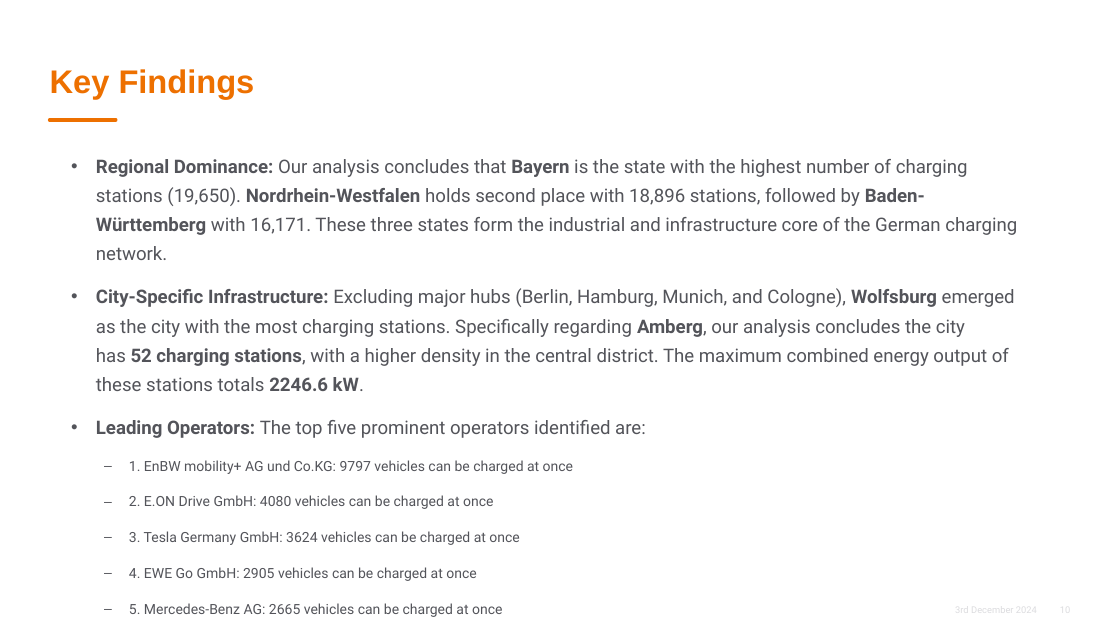
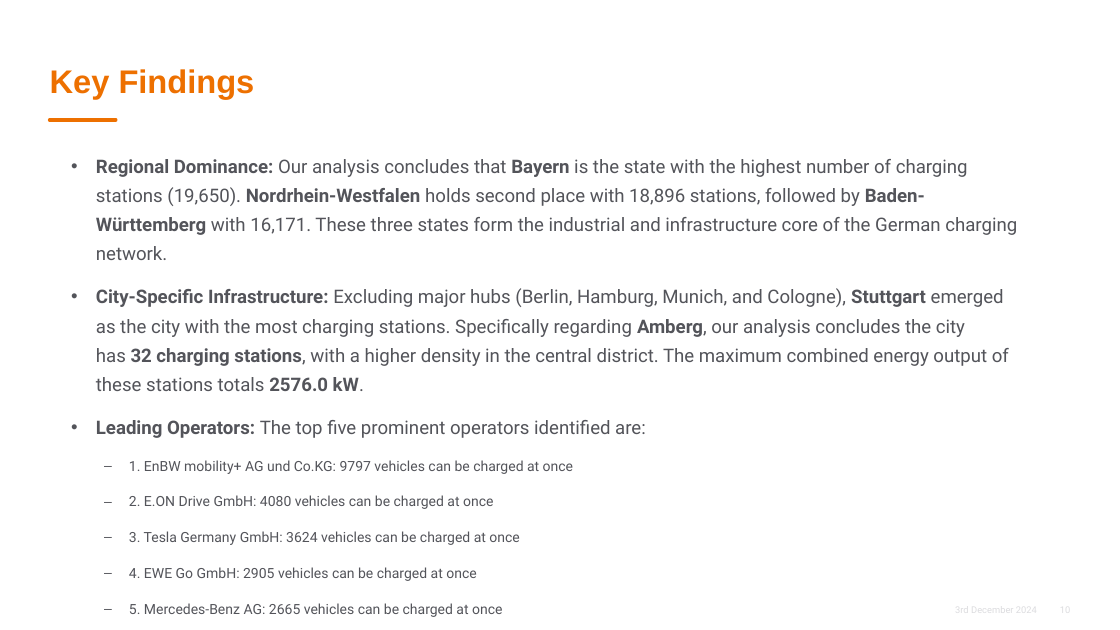
Before and after one commit to SathwikSharma226/PRS_FinalProject_EVGermany, a slide deck: slide 10 of PRS_Presentation_EVGermany.pptx. Drawn at 1120x630 pixels with LibreOffice and Linux fonts; fonts in the diff are those of the drawing; background and template pictures are left out. Boxes give left, top, right and bottom in pixels: in the first picture for what was removed or moved away, otherwise in the second. Text is boxed around its words. In the diff, an @@ line names an element or a change of style, - is before the commit and + after.

Commit message:
Final commit for the presentation with the minor fixes in presentation

```diff
--- a/PRS_Presentation_EVGermany.pptx
+++ b/PRS_Presentation_EVGermany.pptx
@@ text at box(96, 288, 1009, 391): text changed @@
-  • City-Specific Infrastructure: Excluding major hubs (Berlin, Hamburg, Munich, and Cologne), Wolfsburg emerged as the city with the most charging stations. Specifically regarding Amberg, our analysis concludes the city has 52 charging stations, with a higher density in the central district. The maximum combined energy output of these stations totals 2246.6 kW.
+  • City-Specific Infrastructure: Excluding major hubs (Berlin, Hamburg, Munich, and Cologne), Stuttgart emerged as the city with the most charging stations. Specifically regarding Amberg, our analysis concludes the city has 32 charging stations, with a higher density in the central district. The maximum combined energy output of these stations totals 2576.0 kW.
```
Also in this commit, not shown: 2 other slides changed, 3 other files.
